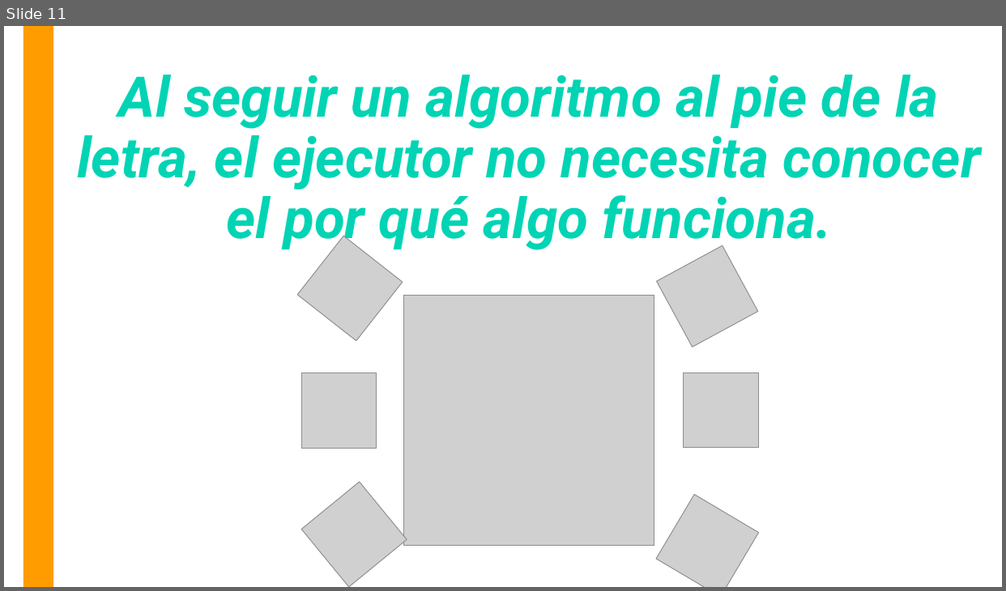
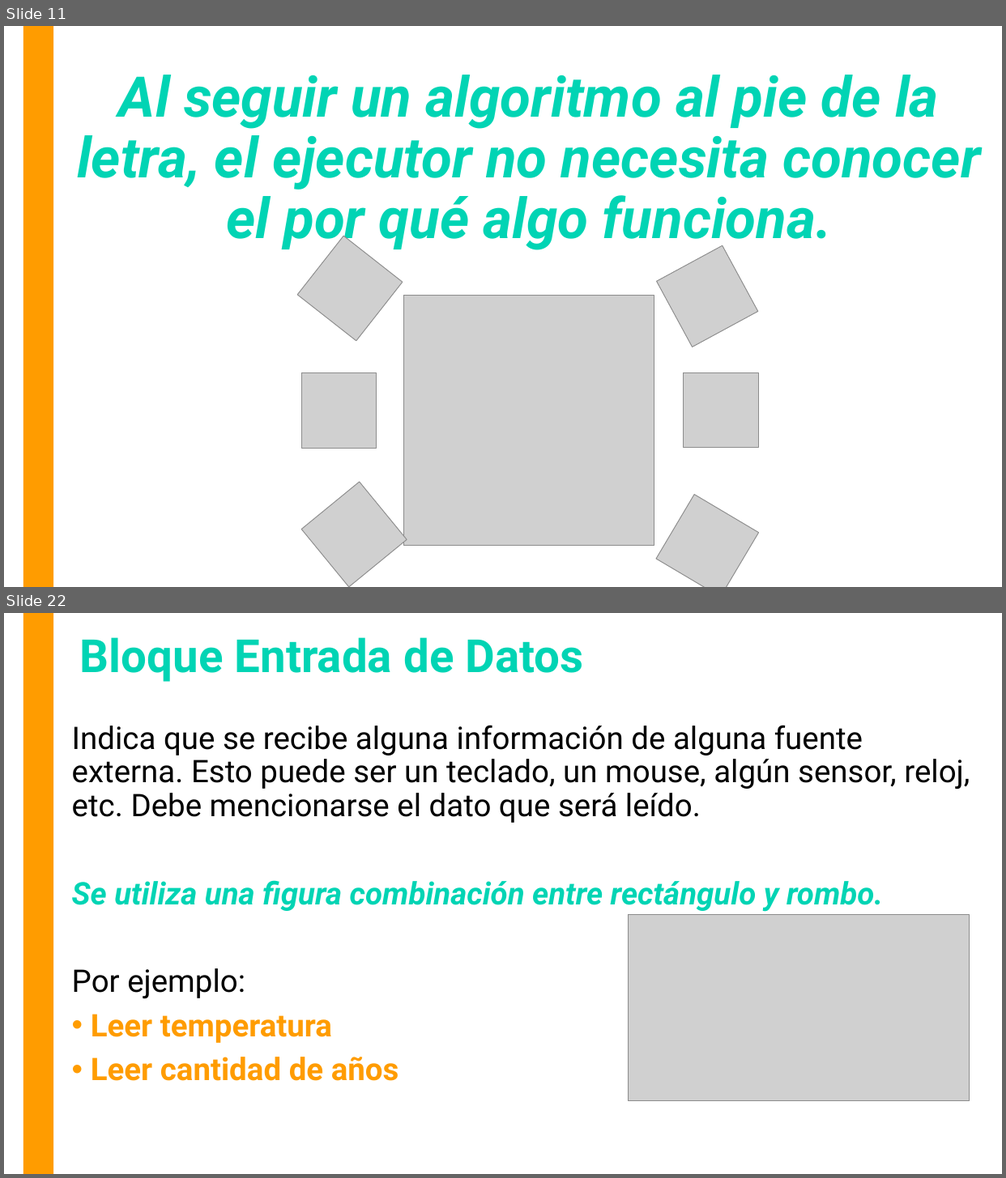
Before and after one commit to OMardil/INFO1_MOD4-Intro-a-Java, a slide deck: 01 Presentacion/INFO1_MOD4-Algoritmos_y_Diagramas.pptx. Shown one above the other, each under a label of ours: slide 11 before the commit, slides 11 and 22 after it; the slides between them are not shown. The pictures are 1006x591 and 1006x1178 pixels, drawn with LibreOffice and Linux fonts; fonts in the diff are those of the drawing; grey boxes stand for pictures. Boxes give left, top, right and bottom in pixels: in the first picture for what was removed or moved away, otherwise in the second. Text is boxed around its words. In the diff, an @@ line names an element or a change of style, - is before the commit and + after.

```diff
--- a/01 Presentacion/INFO1_MOD4-Algoritmos_y_Diagramas.pptx
+++ b/01 Presentacion/INFO1_MOD4-Algoritmos_y_Diagramas.pptx
@@ slide 22 added at box(4, 613, 1002, 1174), background #FFFFFF; not listed: 1 template element that a slide beside it also shows @@
@@ text added at box(80, 637, 584, 682), 44 pt, text #01D4B4, bold @@
+Bloque Entrada de Datos
@@ text added at box(72, 725, 970, 1081), 30 pt, text #000000 @@
+Indica que se recibe alguna información de alguna fuente externa. Esto puede ser un teclado, un mouse, algún sensor, reloj, etc. Debe mencionarse el dato que será leído.
+Se utiliza una figura combinación entre rectángulo y rombo.
+Por ejemplo:
+• Leer temperatura
+• Leer cantidad de años
@@ picture added at box(628, 914, 969, 1101) @@
```
Also in this commit, not shown: 19 other slides added.
